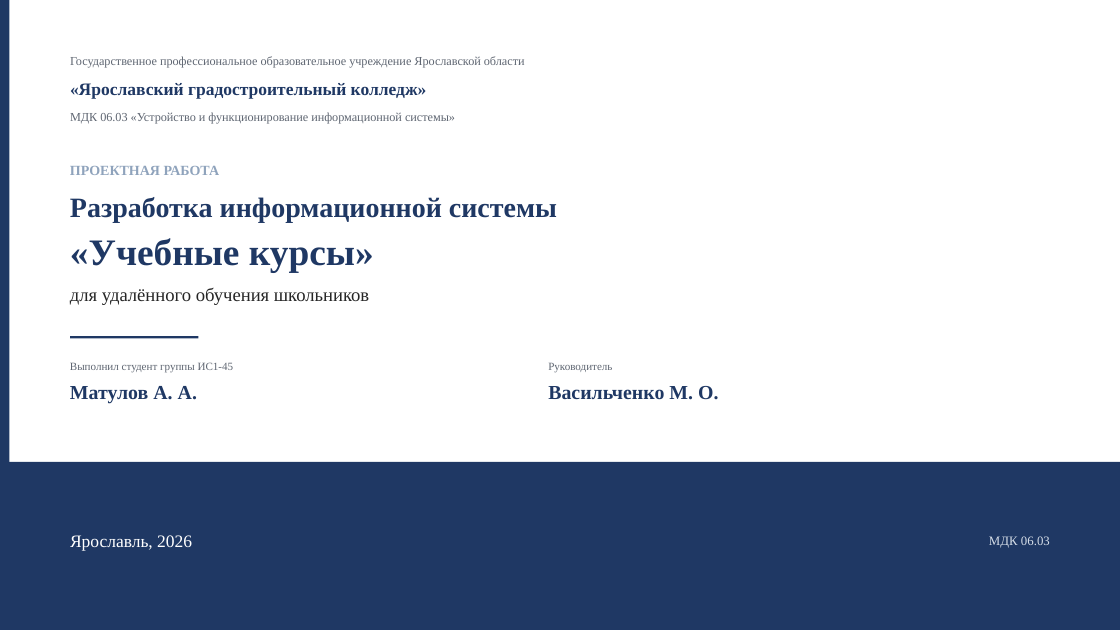
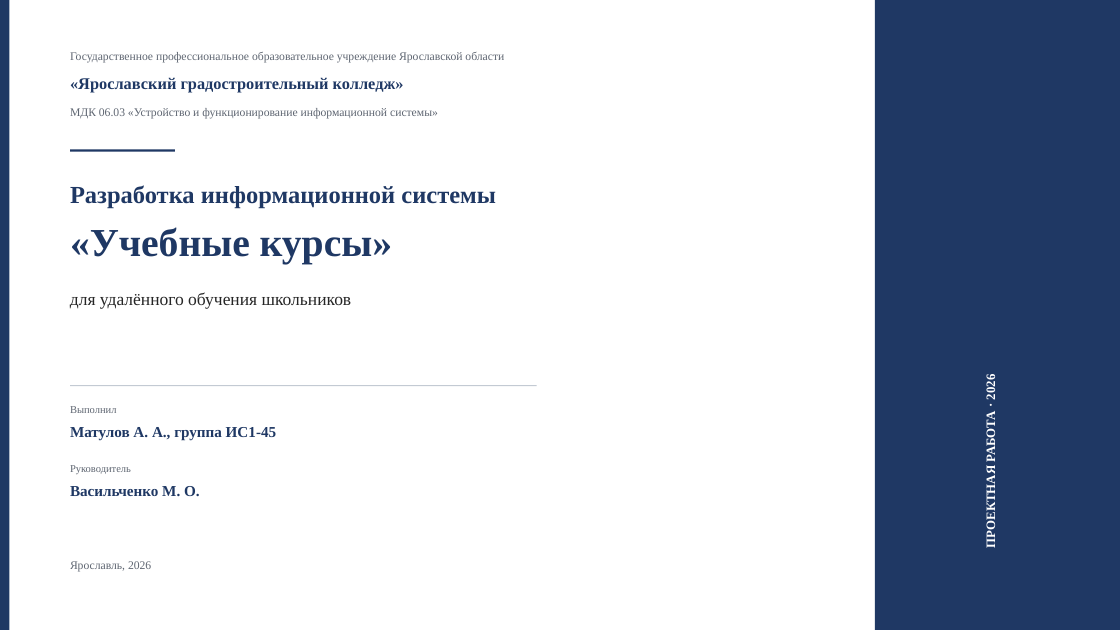
Before and after one commit to CoBa-3325/up03-uchebnye-kursy, a slide deck: slide 1 of Презентация к защите.pptx. Drawn at 1120x630 pixels with LibreOffice and Linux fonts; fonts in the diff are those of the drawing. Boxes give left, top, right and bottom in pixels: in the first picture for what was removed or moved away, otherwise in the second. Text is boxed around its words. In the diff, an @@ line names an element or a change of style, - is before the commit and + after.

```diff
--- a/Презентация к защите.pptx
+++ b/Презентация к защите.pptx
@@ rectangle added at bbox=[875, 0, 1120, 630], fill #1F3864 @@
@@ text "Государственное профессиональное образовательное учреждение  ..." at bbox=[70, 52, 504, 63]: size 10.5 to 10 pt @@
@@ text "«Ярославский градостроительный колледж»" at bbox=[70, 77, 404, 93]: size 15 to 14 pt @@
@@ text "ПРОЕКТНАЯ РАБОТА · 2026" at bbox=[984, 377, 998, 546]: rotation 0 to 270 degrees @@
@@ text "МДК 06.03 «Устройство и функционирование ..." at bbox=[70, 108, 438, 119]: size 10.5 to 10 pt @@
@@ text "Разработка информационной системы": place and size @@
-text "Разработка информационной системы" at bbox=[70, 197, 557, 222]
+text "Разработка информационной системы" at bbox=[70, 185, 495, 209]
@@ text "Разработка информационной системы" at bbox=[70, 185, 495, 209]: size 24 to 21 pt @@
@@ rectangle: place and size @@
-rectangle at bbox=[70, 336, 198, 339]
+rectangle at bbox=[70, 150, 175, 152]
@@ text "«Учебные курсы»": place and size @@
-text "«Учебные курсы»" at bbox=[70, 238, 374, 272]
+text "«Учебные курсы»" at bbox=[70, 227, 392, 264]
@@ text "«Учебные курсы»" at bbox=[70, 227, 392, 264]: size 32 to 34 pt @@
@@ text "для удалённого обучения школьников" at bbox=[70, 292, 352, 309]: size 16 to 15 pt @@
@@ text removed at bbox=[70, 362, 234, 372] @@
-Выполнил студент группы ИС1-45
@@ rectangle added at bbox=[70, 385, 537, 386], fill #C3CAD3 @@
@@ text at bbox=[984, 377, 998, 546]: text changed; size 12 to 11 pt; text colour #8FA3BC to #FFFFFF @@
-ПРОЕКТНАЯ РАБОТА
+ПРОЕКТНАЯ РАБОТА · 2026
@@ text added at bbox=[70, 406, 117, 413], 9 pt, text #5F6672 @@
+Выполнил
@@ text at bbox=[70, 427, 276, 441]: text changed; size 17 to 13 pt @@
-Матулов А. А.
+Матулов А. А., группа ИС1-45
@@ rectangle removed at bbox=[0, 462, 1120, 630] @@
@@ text "Руководитель": place and size @@
-text "Руководитель" at bbox=[548, 362, 612, 372]
+text "Руководитель" at bbox=[70, 465, 131, 474]
@@ text "Руководитель" at bbox=[70, 465, 131, 474]: size 9.5 to 9 pt @@
@@ text "Васильченко М. О.": place and size @@
-text "Васильченко М. О." at bbox=[548, 386, 718, 400]
+text "Васильченко М. О." at bbox=[70, 486, 200, 496]
@@ text "Васильченко М. О." at bbox=[70, 486, 200, 496]: size 17 to 13 pt @@
@@ text removed at bbox=[989, 536, 1050, 548] @@
-МДК 06.03
@@ text "Ярославль, 2026": place and size @@
-text "Ярославль, 2026" at bbox=[70, 535, 192, 551]
+text "Ярославль, 2026" at bbox=[70, 561, 151, 572]
@@ text "Ярославль, 2026" at bbox=[70, 561, 151, 572]: size 15 to 10 pt, text colour #FFFFFF to #5F6672 @@
```
Also in this commit, not shown: 1 other slide changed, 2 other files.
